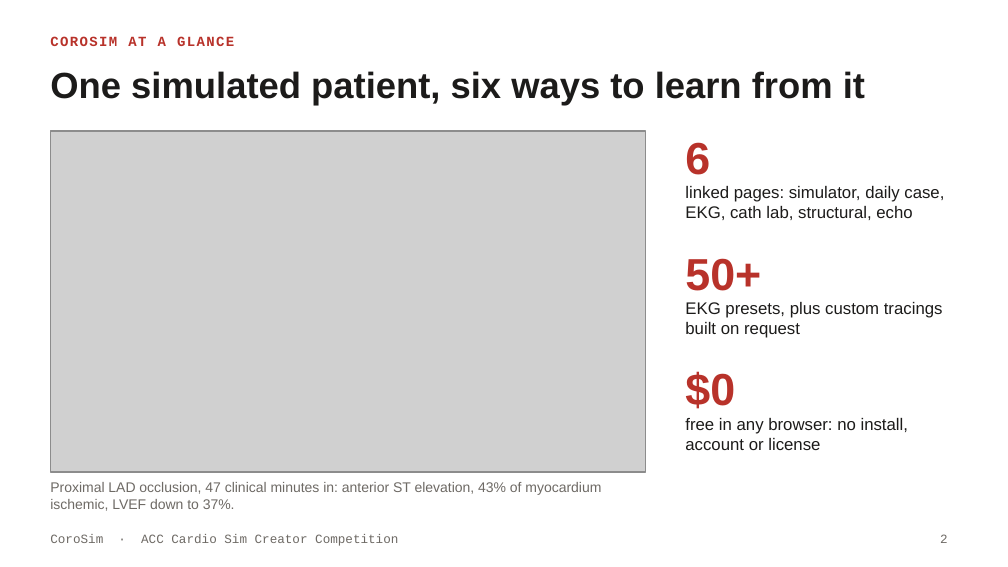
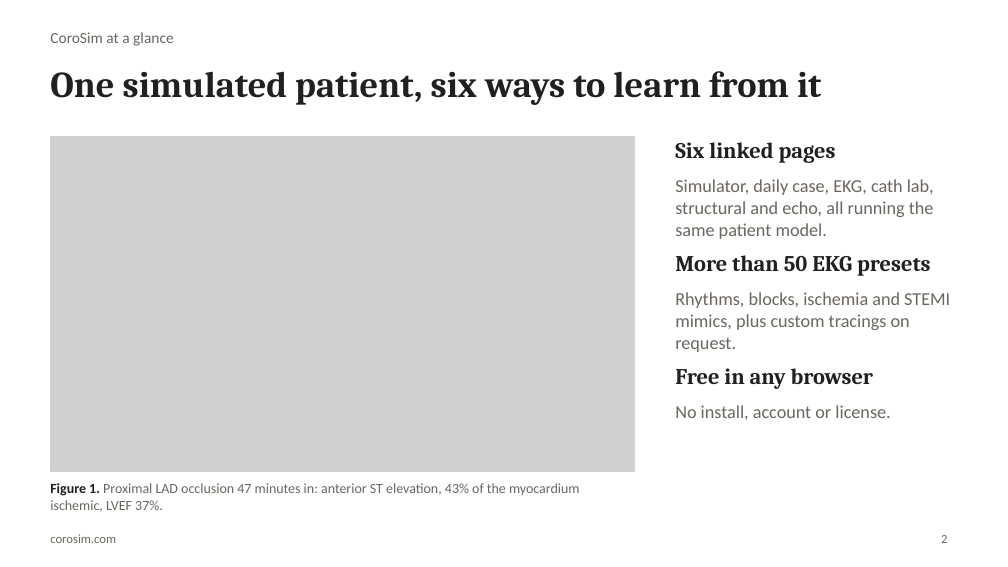
Before and after one commit to sirpravnp/corosim, a slide deck: slide 2 of docs/acc-sim-competition/CoroSim_ACC_Cardio_Sim_Creator.pptx. Drawn at 1008x567 pixels with LibreOffice and Linux fonts; fonts in the diff are those of the drawing; grey boxes stand for pictures. Boxes give left, top, right and bottom in pixels: in the first picture for what was removed or moved away, otherwise in the second. Text is boxed around its words. In the diff, an @@ line names an element or a change of style, - is before the commit and + after.

```diff
--- a/docs/acc-sim-competition/CoroSim_ACC_Cardio_Sim_Creator.pptx
+++ b/docs/acc-sim-competition/CoroSim_ACC_Cardio_Sim_Creator.pptx
@@ title "One simulated patient, six ways ..." at <box>50,71,821,105</box>: font Arial to Cambria, text colour #1C1B1A to #22201E @@
@@ text at <box>50,32,173,46</box>: text changed; size 10 to 11 pt; font Courier New to Calibri; text colour #B8322A to #6B665F; bold off @@
-COROSIM AT A GLANCE
+CoroSim at a glance
@@ picture: place and size @@
-picture at <box>50,131,645,472</box>
+picture at <box>50,136,635,472</box>
@@ rectangle added at <box>50,136,635,472</box>, outline #D6D1CB 0.75 pt @@
@@ text at <box>675,142,836,163</box>: text changed; size 12 to 16 pt; font Arial to Cambria; text colour #1C1B1A to #22201E; bold on @@
-linked pages: simulator, daily case, EKG, cath lab, structural, echo
+Six linked pages
@@ text removed at <box>685,142,710,175</box> @@
-6
@@ text at <box>675,179,934,239</box>: text changed; size 32 to 13 pt; font Arial to Calibri; text colour #B8322A to #6B665F; bold off @@
-50+
+Simulator, daily case, EKG, cath lab, structural and echo, all running the same patient model.
@@ text "Simulator, daily case, EKG, cath ..." at <box>675,179,934,239</box>: vertical alignment middle to top @@
@@ text at <box>675,255,931,276</box>: text changed; size 12 to 16 pt; font Arial to Cambria; text colour #1C1B1A to #22201E; bold on @@
-EKG presets, plus custom tracings built on request
+More than 50 EKG presets
@@ text "Rhythms, blocks, ischemia and STEMI ..." at <box>675,292,950,352</box>: vertical alignment middle to top @@
@@ text at <box>675,292,950,352</box>: text changed; size 32 to 13 pt; font Arial to Calibri; text colour #B8322A to #6B665F; bold off @@
-$0
+Rhythms, blocks, ischemia and STEMI mimics, plus custom tracings on request.
@@ text at <box>675,368,873,389</box>: text changed; size 12 to 16 pt; font Arial to Cambria; text colour #1C1B1A to #22201E; bold on @@
-free in any browser: no install, account or license
+Free in any browser
@@ text added at <box>675,405,890,420</box>, 13 pt, text #6B665F @@
+No install, account or license.
@@ text at <box>50,483,580,512</box>: text changed; font Arial to Calibri; text colour #6E6A65 to #6B665F @@
-Proximal LAD occlusion, 47 clinical minutes in: anterior ST elevation, 43% of myocardium ischemic, LVEF down to 37%.
+Figure 1. Proximal LAD occlusion 47 minutes in: anterior ST elevation, 43% of the myocardium ischemic, LVEF 37%.
@@ text removed at <box>50,534,398,546</box> @@
-CoroSim · ACC Cardio Sim Creator Competition
@@ text added at <box>50,534,116,543</box>, 9 pt, text #6B665F @@
+corosim.com
```
Also in this commit, not shown: 14 other slides changed, 4 slides added, 4 slides removed, 1 other file.
